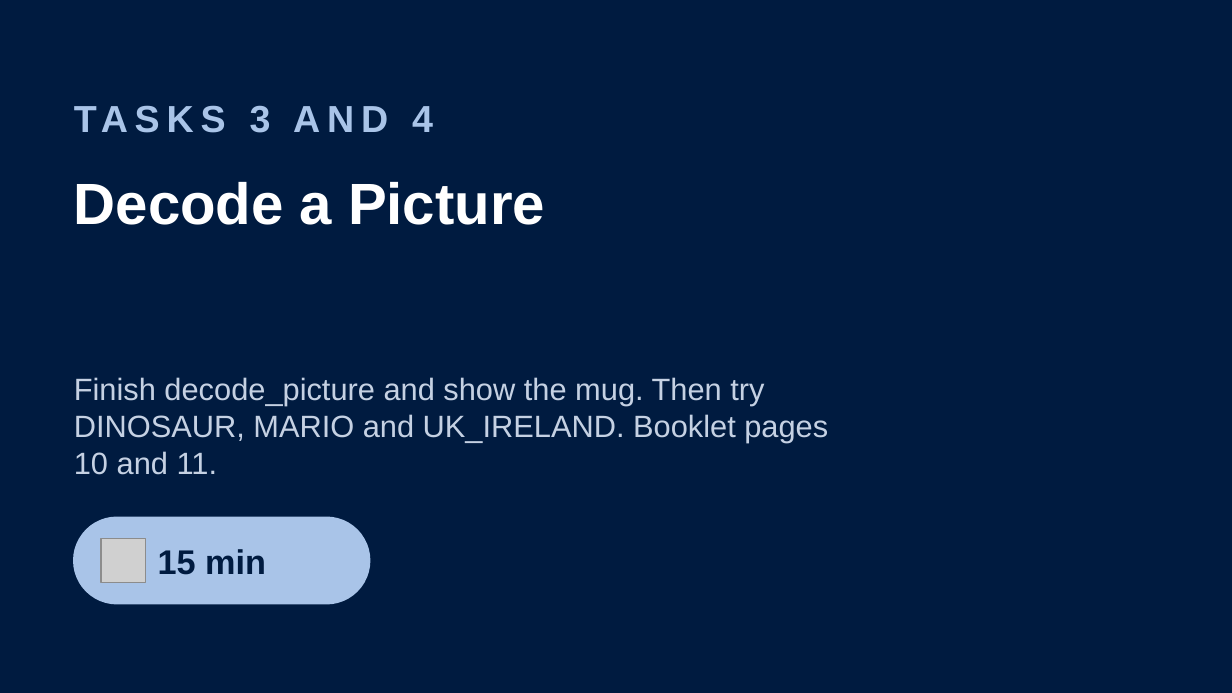
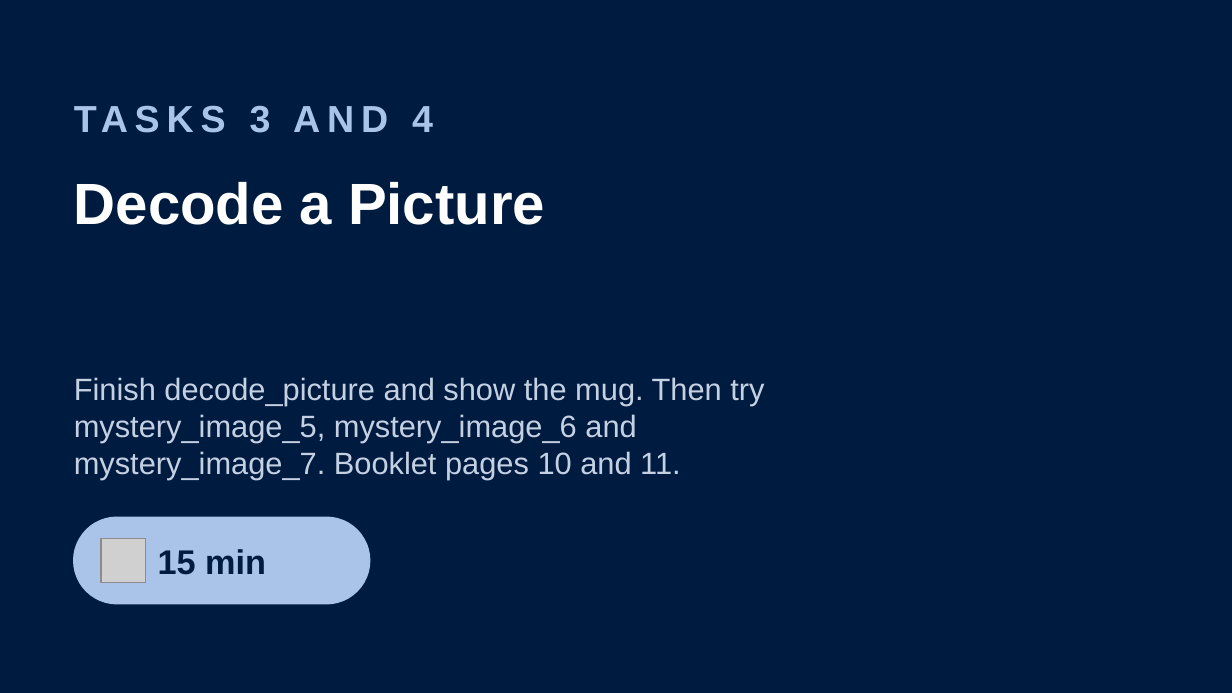
Before and after one commit to Dr-Hughes/Dr-Hughes.github.io, a slide deck: slide 55 of static/teaching/a-level-y12-13-cryptography-cryptography-challenge-run-length-encoding/cryptography-problem.pptx (slide 45 before the commit). Drawn at 1232x693 pixels with LibreOffice and Linux fonts; fonts in the diff are those of the drawing; grey boxes stand for pictures. Boxes give left, top, right and bottom in pixels: in the first picture for what was removed or moved away, otherwise in the second. Text is boxed around its words. In the diff, an @@ line names an element or a change of style, - is before the commit and + after.

Commit message:
Update Cryptography and Image Analysis lesson downloads: new slides, booklets, Word versions and student zips

```diff
--- a/static/teaching/a-level-y12-13-cryptography-cryptography-challenge-run-length-encoding/cryptography-problem.pptx
+++ b/static/teaching/a-level-y12-13-cryptography-cryptography-challenge-run-length-encoding/cryptography-problem.pptx
@@ text at (74,377,764,479): text changed @@
-Finish decode_picture and show the mug. Then try DINOSAUR, MARIO and UK_IRELAND. Booklet pages 10 and 11.
+Finish decode_picture and show the mug. Then try mystery_image_5, mystery_image_6 and mystery_image_7. Booklet pages 10 and 11.
```
Also in this commit, not shown: 4 other slides changed, 11 slides added, 1 slide removed, 11 other files.
